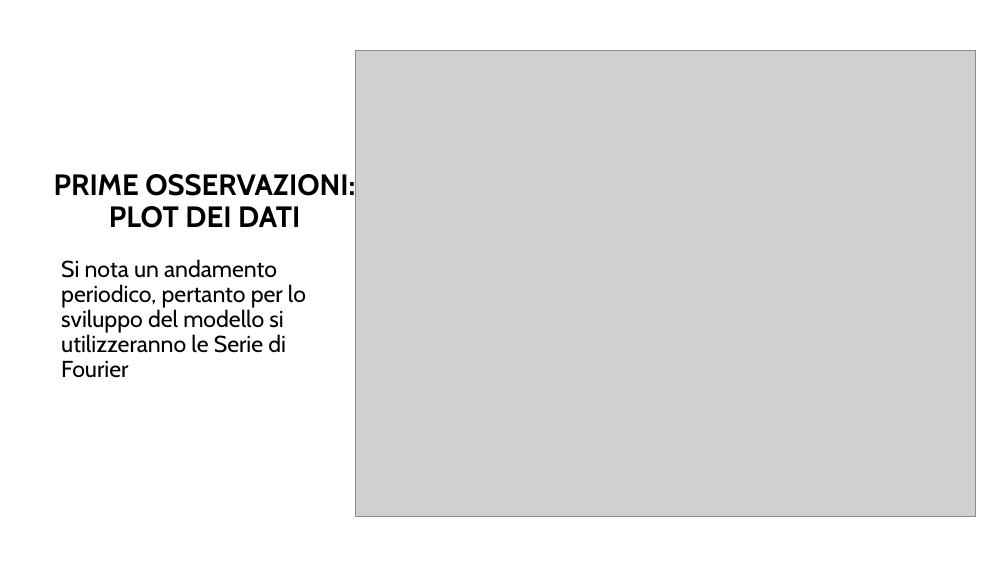
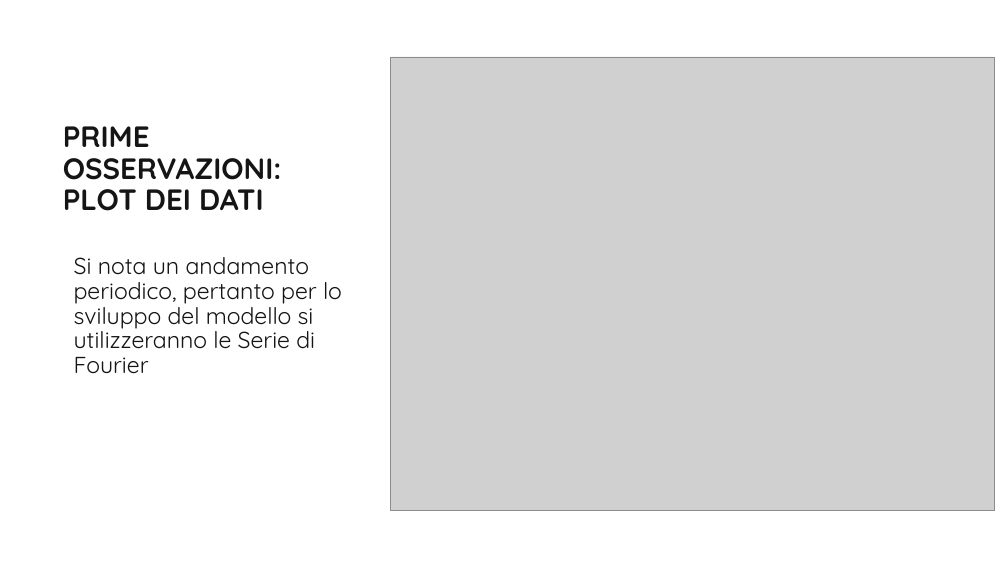
Before and after one commit to r1cky0/Italian-energy-consumption-prediction, a slide deck: slide 2 of presentazione_imad.pptx. Drawn at 1008x567 pixels with LibreOffice and Linux fonts; fonts in the diff are those of the drawing; grey boxes stand for pictures; background and template pictures are left out. Boxes give left, top, right and bottom in pixels: in the first picture for what was removed or moved away, otherwise in the second. Text is boxed around its words. In the diff, an @@ line names an element or a change of style, - is before the commit and + after.

```diff
--- a/presentazione_imad.pptx
+++ b/presentazione_imad.pptx
@@ picture: place and size @@
-picture at (355, 51, 976, 516)
+picture at (390, 57, 994, 510)
@@ title "PRIME OSSERVAZIONI: PLOT DEI DATI": place and size @@
-title "PRIME OSSERVAZIONI: PLOT DEI DATI" at (54, 174, 355, 228)
+title "PRIME OSSERVAZIONI: PLOT DEI DATI" at (63, 126, 282, 211)
@@ title "PRIME OSSERVAZIONI: PLOT DEI DATI" at (63, 126, 282, 211): font Cabin to Quicksand, text colour #000000 to #151515; alignment centre to left @@
@@ text "Si nota un andamento periodico, ...": place and size @@
-text "Si nota un andamento periodico, ..." at (61, 259, 306, 378)
+text "Si nota un andamento periodico, ..." at (74, 257, 342, 374)
@@ text "Si nota un andamento periodico, ..." at (74, 257, 342, 374): font Cabin to Quicksand, text colour #000000 to #151515 @@
```
Also in this commit, not shown: 18 other slides changed, 2 other files.
